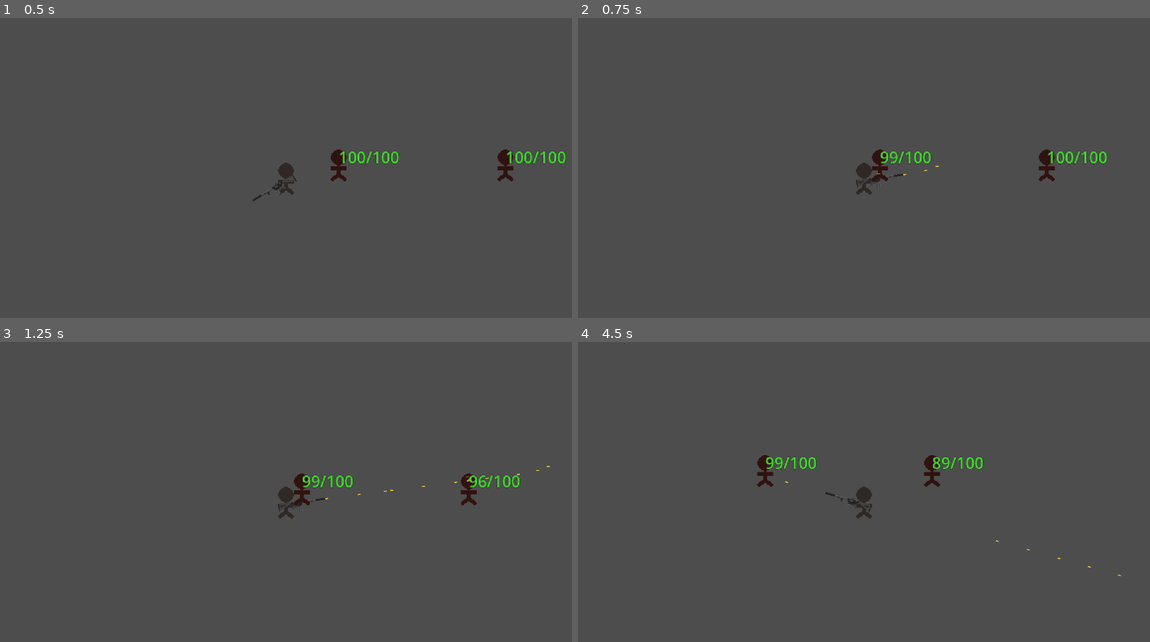
Above: before the commit, frames 1-4 (two rows, left to right).
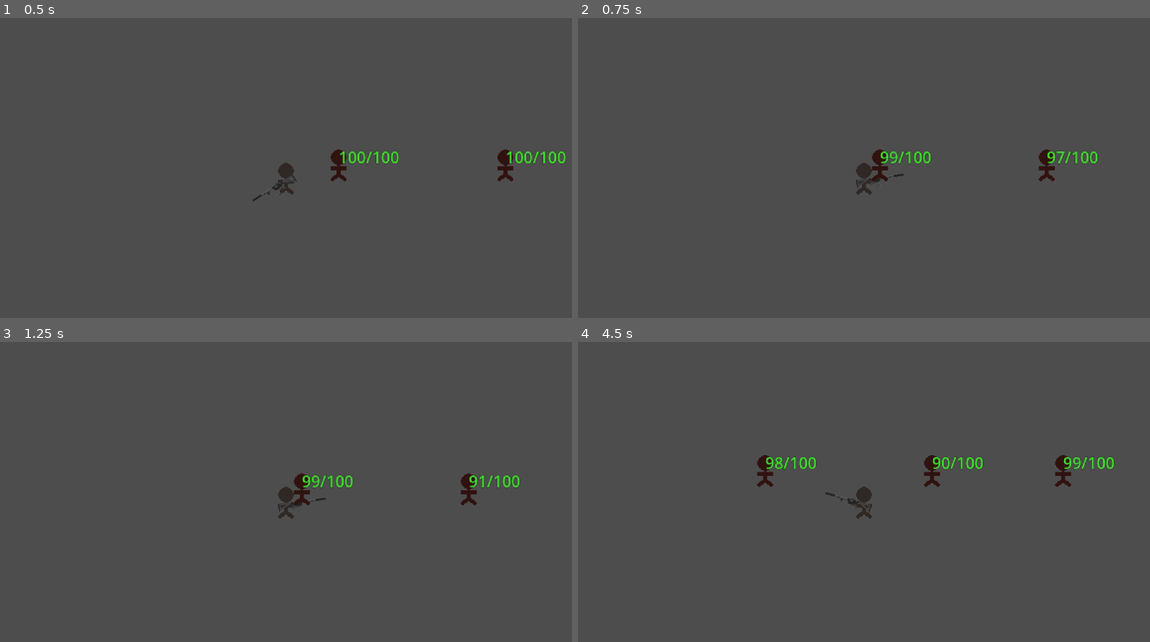
Above: after the commit, the same moments.

Repository: ExHilEr8/Personal-Game-Jam
Game: Godot game, scene res://scenes/main.tscn
Two runs of this game, one before a commit and one after it. Both use one fixed random seed, a clock stepped at 60 frames per second and the inputs below. Sound files missing from this copy of the repository are replaced by a short silence.
Inputs (mouse positions are in pixels of both pictures, inside the frame that each line leads up to):
- Up to frame 1 (0.5 s): no input
- Up to frame 2 (0.75 s): tap Enter at 0.5 s; move the mouse to (989, 162) at 0.52 s; press the mouse at (989, 162) at 0.53 s; hold D (move_right) from 0.53 s (still down)
- Up to frame 3 (1.25 s): keep holding D (move_right)
- Up to frame 4 (4.5 s): move the mouse to (749, 519) at 1.27 s; release D (move_right) at 1.28 s; release the mouse at (749, 519) at 1.28 s; hold S (move_down) 1.28-2.03 s; click (749, 519) at 1.35 s; move the mouse to (921, 432) at 2.02 s; press the mouse at (921, 432) at 2.03 s; hold D (move_right) 2.03-2.78 s; tap Space at 2.75 s; move the mouse to (835, 567) at 2.77 s; release the mouse at (835, 567) at 2.78 s; hold W (move_up) 2.78-3.53 s; click (835, 567) at 2.85 s; move the mouse to (1035, 552) at 3.52 s; press the mouse at (1035, 552) at 3.53 s; hold A (move_left) from 3.53 s (still down); tap Enter at 4.25 s; move the mouse to (692, 456) at 4.27 s; release the mouse at (692, 456) at 4.28 s; click (692, 456) at 4.35 s

Frame 1 is identical in both runs. In frame 2, 0.3% of the frame differs, in the area x 52-93%, y 44-53%; in frame 3, less than 0.1%; in frame 4, 0.5%, in the area x 34-95%, y 37-79%.

Commit message:
Added collision layer/mask constants and implemented PhysicsProjectile piercing

Diff:
--- a/project.godot
+++ b/project.godot
@@ -86,9 +86,10 @@
 [layer_names]
 
 2d_physics/layer_1="Enemy"
+2d_physics/layer_2="EnemyProjectile"
 2d_physics/layer_3="Player"
-2d_physics/layer_4="Player Projectile"
-2d_physics/layer_5="EnvironmentBound"
+2d_physics/layer_4="PlayerProjectile"
+2d_physics/layer_5="Wall"
 
 [physics]
 
--- /dev/null
+++ b/scenes/CollisionConstants.gd
@@ -0,0 +1,31 @@
+class_name CollisionConstants
+
+# These constants give an easy way to changing collision layers and masks.
+# By adding constants, you can enable or disable a set of collision layers with one command
+#	rather than using multiple to enable/disable each layer individually.
+const ENEMY = int(2 ** ENEMY_BIT)
+const ENEMYPROJECTILE = int(2 ** ENEMYPROJECTILE_BIT)
+const PLAYER = int(2 ** PLAYER_BIT)
+const PLAYERPROJECTILE = int(2 ** PLAYERPROJECTILE_BIT)
+const WALL = int(2 ** WALL_BIT)
+
+
+const ENEMY_LAYER = int(1)
+const ENEMYPROJECTILE_LAYER = int(2)
+const PLAYER_LAYER = int(3)
+const PLAYERPROJECTILE_LAYER = int(4)
+const WALL_LAYER = int(5)
+
+const ENEMY_BIT = int(ENEMY_LAYER - 1)
+const ENEMYPROJECTILE_BIT = int(ENEMYPROJECTILE_LAYER - 1)
+const PLAYER_BIT = int(PLAYER_LAYER - 1)
+const PLAYERPROJECTILE_BIT = int(PLAYERPROJECTILE_LAYER - 1)
+const WALL_BIT = int(WALL_LAYER - 1)
+
+func get_final_layer(const_list: Array) -> int:
+	var result = int(0)
+
+	for item in const_list:
+		result += int(item)
+
+	return result
--- a/scenes/PhysicsProjectile.gd
+++ b/scenes/PhysicsProjectile.gd
@@ -2,39 +2,9 @@
 
 @export_category("Misc")
 @export var collider: RigidBody2D
-@export var area_collider: Area2D
-
-var enemy_mask_val: bool = true
-var wall_mask_val: bool = true
-
-# TODOOOOO
-# OVERHAUL mask consts into a class or find out where to get them from, then add their values to enable/disable them rather than doing each mask individually. This will help
-#	with setting the hitscan mask too as thats currently broken
-#
-# Implement the forward raycasting check functionality from Weapon.gd to fix tunneling on piercing physical projectiles (i.e. when using Area2D object to detect collisions
-#   when the collision mask for the RigidBody2D is disabled)
-
-const ENEMY_MASK = int(1)
-const WALL_MASK = int(16)
 
 func _ready():
-	if is_enemy_piercing or is_wall_piercing:
-		if is_enemy_piercing == true:
-			enemy_mask_val = false
-
-		if is_wall_piercing == true:
-			wall_mask_val = false
-
-		invert_collision(ENEMY_MASK, enemy_mask_val)
-		invert_collision(WALL_MASK, wall_mask_val)
-
-# invert_collision is used to invert the collisions between the RigidBody2D and
-#	Area2D such that they detect the opposite of eachother. This is used so that
-#	collisions can occur with normal physics functionality on things it shouldn't
-#	pierce through.
-func invert_collision(mask: int, mask_val: int):
-	collider.set_collision_mask_value(mask, mask_val)
-	area_collider.set_collision_mask_value(mask, !mask_val)
+	pass
 
 func _on_body_entered(body:Node):
 	var bullet_global_position = get_global_position()
@@ -46,3 +16,10 @@
 		bullet_global_rotation = 0
 
 	determine_projectile_interaction(get_tree().get_root(), body, bullet_global_position, bullet_global_rotation)
+
+func _on_body_exited(body:Node):
+	if body.is_in_group("Enemy"):
+		enemy_exit.emit(get_global_position(), body, self)
+
+	if body.is_in_group("EnvironmentBound"):
+		wall_exit.emit(get_global_position(), body, self)
--- a/scenes/Projectile.gd
+++ b/scenes/Projectile.gd
@@ -23,7 +23,9 @@
 var impact_effect: ImpactEffect = ImpactEffect.new()
 
 signal enemy_hit(position: Vector2, enemy: Node, projectile)
+signal enemy_exit(position: Vector2, enemy: Node, projectile)
 signal wall_hit(position: Vector2, wall: Node, projectile)
+signal wall_exit(position: Vector2, wall: Node, projectile)
 
 func determine_projectile_interaction(parent, body: Node, bullet_global_position: Vector2, bullet_global_rotation: float):
 	if body.is_in_group("Enemy"):
--- a/scenes/Weapon.gd
+++ b/scenes/Weapon.gd
@@ -211,7 +211,9 @@
 	get_tree().get_root().add_child(projectile_instance)
 
 	projectile_instance.enemy_hit.connect(_on_enemy_hit)
+	projectile_instance.enemy_exit.connect(_on_enemy_exit)
 	projectile_instance.wall_hit.connect(_on_wall_hit)
+	projectile_instance.wall_exit.connect(_on_wall_exit)
 
 	magazine_count -= projectile_instance.ammo_per_shot
 
@@ -275,12 +277,28 @@
 func _on_enemy_hit(hit_position: Vector2, enemy: Node, projectile):
 	damage_enemy(enemy, projectile.damage)
 
-	if is_hitscan == false and projectile.is_enemy_piercing == false:
-		projectile.queue_free()
+	if is_hitscan == false:
+		if projectile.is_enemy_piercing == false:
+			projectile.queue_free()
+		elif projectile.is_enemy_piercing == true:
+			projectile.collider.add_collision_exception_with(enemy)
+			projectile.collider.linear_velocity = Vector2(projectile.projectile_speed, 0).rotated(projectile.get_global_rotation())
+
+func _on_enemy_exit(hit_position: Vector2, enemy: Node, projectile):
+	if is_hitscan == false and projectile.is_enemy_piercing == true:
+		projectile.collider.remove_collision_exception_with(enemy)
 
 func _on_wall_hit(hit_position: Vector2, wall: Node, projectile):
-	if is_hitscan == false and not projectile.is_wall_piercing:
-		projectile.queue_free()
+	if is_hitscan == false:
+		if projectile.is_wall_piercing == false:
+			projectile.queue_free()
+		elif projectile.is_wall_piercing == true:
+			projectile.collider.add_collision_exception_with(wall)
+			projectile.collider.linear_velocity = Vector2(projectile.projectile_speed, 0).rotated(projectile.get_global_rotation())
+
+func _on_wall_exit(hit_position: Vector2, wall: Node, projectile):
+	if is_hitscan == false and projectile.is_wall_piercing == true:
+		projectile.collider.remove_collision_exception_with(wall)
 
 func damage_enemy(enemy, damage) -> void:
 	enemy.take_damage(damage)
--- a/scenes/physics_projectiles/piercingm4bullet.tscn
+++ b/scenes/physics_projectiles/piercingm4bullet.tscn
@@ -8,19 +8,16 @@
 [sub_resource type="RectangleShape2D" id="RectangleShape2D_57cu1"]
 size = Vector2(3, 1)
 
-[node name="Projectile" type="RigidBody2D" node_paths=PackedStringArray("collider", "area_collider") groups=["Projectile"]]
+[node name="Projectile" type="RigidBody2D" node_paths=PackedStringArray("collider") groups=["Projectile"]]
 collision_layer = 8
-collision_mask = 0
+collision_mask = 17
 lock_rotation = true
 continuous_cd = 1
 max_contacts_reported = 999
 contact_monitor = true
 script = ExtResource("1_maeli")
 collider = NodePath(".")
-area_collider = NodePath("Area2D")
-projectile_speed = 400.0
-is_enemy_piercing = true
-is_wall_piercing = true
+projectile_speed = 1200.0
 play_effect_on_enemy = true
 play_effect_on_wall = true
 impact_animator = ExtResource("2_lv85q")
@@ -34,12 +31,5 @@
 [node name="CollisionShape2D" type="CollisionShape2D" parent="."]
 shape = SubResource("RectangleShape2D_57cu1")
 
-[node name="Area2D" type="Area2D" parent="."]
-collision_layer = 8
-collision_mask = 17
-
-[node name="CollisionShape2DDuplicate" type="CollisionShape2D" parent="Area2D"]
-shape = SubResource("RectangleShape2D_57cu1")
-
 [connection signal="body_entered" from="." to="." method="_on_body_entered"]
-[connection signal="body_entered" from="Area2D" to="." method="_on_body_entered"]
+[connection signal="body_exited" from="." to="." method="_on_body_exited"]
--- a/scenes/prefabs/HitscanProjectilePrefab.tscn
+++ b/scenes/prefabs/HitscanProjectilePrefab.tscn
@@ -4,5 +4,6 @@
 
 [node name="HitscanProjectilePrefab" type="Node2D"]
 script = ExtResource("1_jasqp")
+is_enemy_piercing = true
 
 [node name="Sprite2D" type="Sprite2D" parent="."]
--- a/scenes/testing_scenes/weapon_testing.tscn
+++ b/scenes/testing_scenes/weapon_testing.tscn
@@ -29,51 +29,81 @@
 fire_rate = 0.05
 magazine_size = 9000
 reserve_ammo = 9000
+is_hitscan = true
 queue_firing_delay = 0.0
 physics_projectile = ExtResource("4_x2js2")
 hitscan_projectile = ExtResource("5_txgtt")
 
-[node name="EnemyInFront" parent="." instance=ExtResource("6_3freg")]
+[node name="SceneObjects" type="Node2D" parent="."]
 
-[node name="Sprite2D" parent="EnemyInFront" index="0"]
+[node name="EnemyInFront" parent="SceneObjects" instance=ExtResource("6_3freg")]
+
+[node name="Sprite2D" parent="SceneObjects/EnemyInFront" index="0"]
 self_modulate = Color(1, 0.466667, 0.415686, 1)
 texture = ExtResource("7_ml2a3")
 
-[node name="FloatingUIContainer" parent="EnemyInFront" index="1"]
+[node name="FloatingUIContainer" parent="SceneObjects/EnemyInFront" index="1"]
 position = Vector2(0, -20)
 metadata/_edit_group_ = true
 
-[node name="Label" parent="EnemyInFront/FloatingUIContainer" index="0"]
+[node name="Label" parent="SceneObjects/EnemyInFront/FloatingUIContainer" index="0"]
 metadata/_edit_use_anchors_ = true
 
-[node name="CollisionShape2D" type="CollisionShape2D" parent="EnemyInFront"]
+[node name="CollisionShape2D" type="CollisionShape2D" parent="SceneObjects/EnemyInFront"]
 shape = SubResource("CapsuleShape2D_c4648")
 
-[node name="EnemyInBack" parent="." instance=ExtResource("6_3freg")]
+[node name="EnemyInMiddle" parent="SceneObjects" instance=ExtResource("6_3freg")]
 position = Vector2(168, 0)
 
-[node name="Sprite2D" parent="EnemyInBack" index="0"]
+[node name="Sprite2D" parent="SceneObjects/EnemyInMiddle" index="0"]
 self_modulate = Color(1, 0.466667, 0.415686, 1)
 texture = ExtResource("7_ml2a3")
 
-[node name="FloatingUIContainer" parent="EnemyInBack" index="1"]
+[node name="FloatingUIContainer" parent="SceneObjects/EnemyInMiddle" index="1"]
 position = Vector2(0, -20)
 metadata/_edit_group_ = true
 
-[node name="Label" parent="EnemyInBack/FloatingUIContainer" index="0"]
+[node name="Label" parent="SceneObjects/EnemyInMiddle/FloatingUIContainer" index="0"]
 metadata/_edit_use_anchors_ = true
 
-[node name="CollisionShape2D" type="CollisionShape2D" parent="EnemyInBack"]
+[node name="CollisionShape2D" type="CollisionShape2D" parent="SceneObjects/EnemyInMiddle"]
 shape = SubResource("CapsuleShape2D_c4648")
 
-[node name="Wall" type="StaticBody2D" parent="." groups=["Wall"]]
+[node name="EnemyInBack" parent="SceneObjects" instance=ExtResource("6_3freg")]
+position = Vector2(300, 0)
+
+[node name="Sprite2D" parent="SceneObjects/EnemyInBack" index="0"]
+self_modulate = Color(1, 0.466667, 0.415686, 1)
+texture = ExtResource("7_ml2a3")
+
+[node name="FloatingUIContainer" parent="SceneObjects/EnemyInBack" index="1"]
+position = Vector2(0, -20)
+metadata/_edit_group_ = true
+
+[node name="Label" parent="SceneObjects/EnemyInBack/FloatingUIContainer" index="0"]
+metadata/_edit_use_anchors_ = true
+
+[node name="CollisionShape2D" type="CollisionShape2D" parent="SceneObjects/EnemyInBack"]
+shape = SubResource("CapsuleShape2D_c4648")
+
+[node name="Wall" type="StaticBody2D" parent="SceneObjects" groups=["Wall"]]
 collision_layer = 16
 
-[node name="CollisionShape2D" type="CollisionShape2D" parent="Wall" groups=["Wall"]]
+[node name="CollisionShape2D" type="CollisionShape2D" parent="SceneObjects/Wall" groups=["Wall"]]
+position = Vector2(84, 2)
+shape = SubResource("RectangleShape2D_q0hqs")
+debug_color = Color(0.913725, 0.290196, 0, 0.419608)
+
+[node name="Wall2" type="StaticBody2D" parent="SceneObjects" groups=["Wall"]]
+position = Vector2(156, 0)
+collision_layer = 16
+
+[node name="CollisionShape2D" type="CollisionShape2D" parent="SceneObjects/Wall2" groups=["Wall"]]
 position = Vector2(84, 2)
 shape = SubResource("RectangleShape2D_q0hqs")
 debug_color = Color(0.913725, 0.290196, 0, 0.419608)
 
 [editable path="Player/WeaponContainer/Weapon"]
-[editable path="EnemyInFront"]
-[editable path="EnemyInBack"]
+[editable path="SceneObjects/EnemyInFront"]
+[editable path="SceneObjects/EnemyInMiddle"]
+[editable path="SceneObjects/EnemyInBack"]
